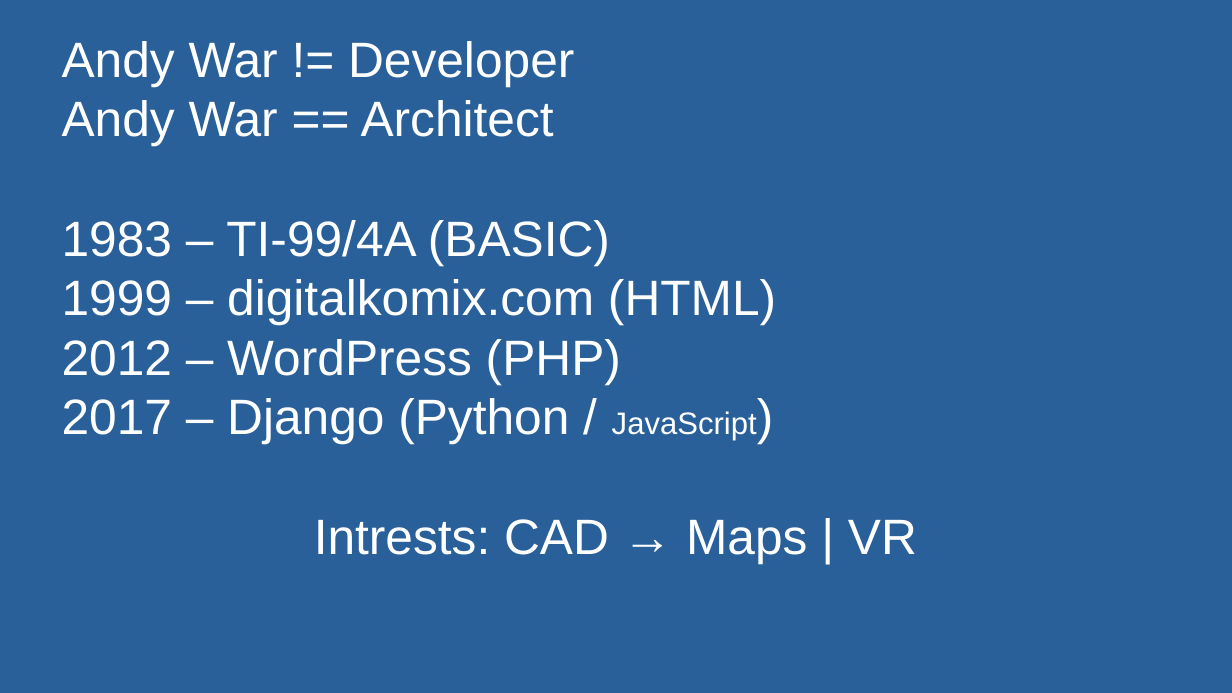
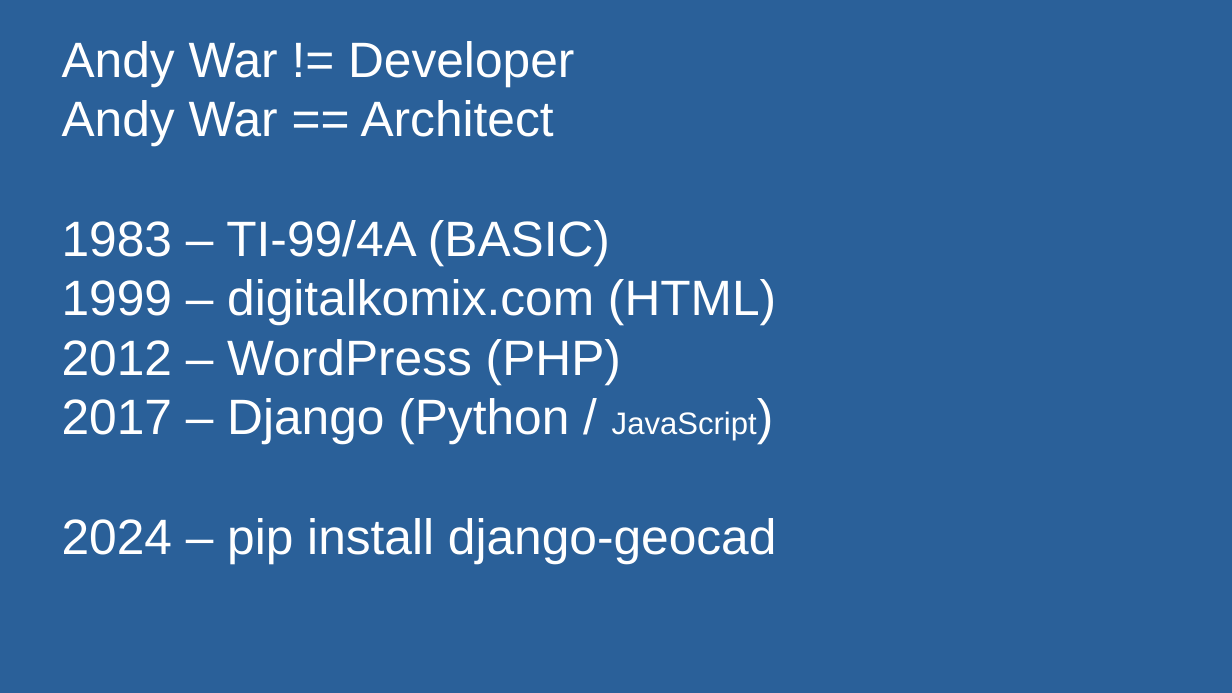
Before and after one commit to andywar65/map_swap_example, a slide deck: slide 2 of hypermedia_driven_maps.odp. Drawn at 1232x693 pixels with LibreOffice and Linux fonts; fonts in the diff are those of the drawing. Boxes give left, top, right and bottom in pixels: in the first picture for what was removed or moved away, otherwise in the second. Text is boxed around its words. In the diff, an @@ line names an element or a change of style, - is before the commit and + after.

```diff
--- a/hypermedia_driven_maps.odp
+++ b/hypermedia_driven_maps.odp
@@ subtitle at [62, 518, 777, 563]: text changed @@
-Intrests: CAD → Maps | VR
+2024 – pip install django-geocad
```
Also in this commit, not shown: 6 other slides changed, 10 slides added, 3 slides removed.
